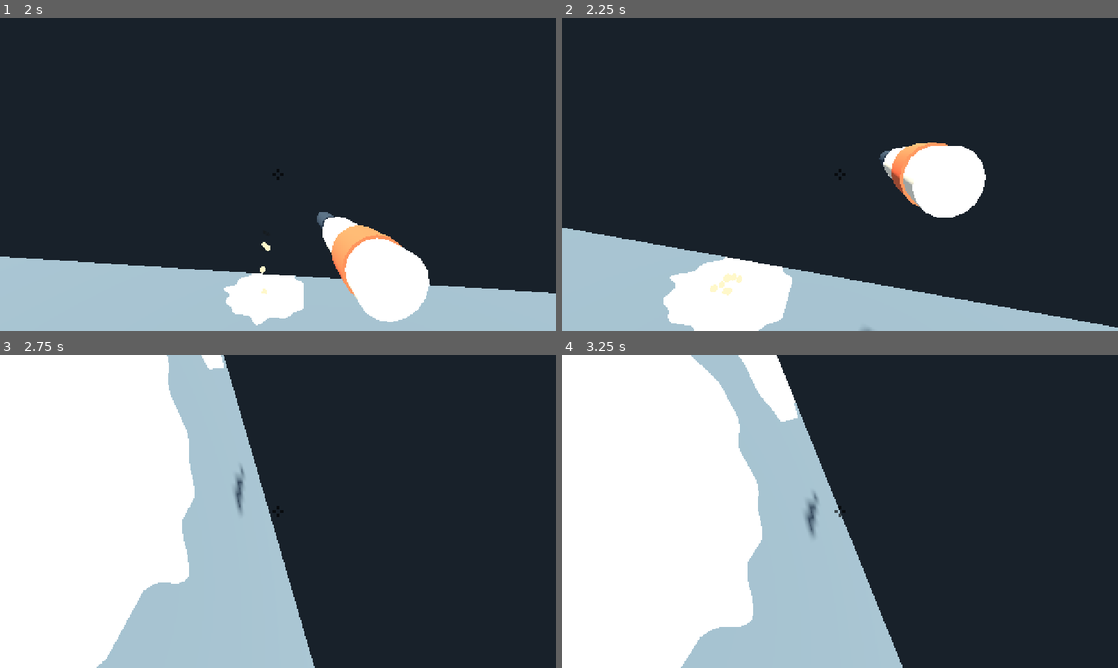
Above: before the commit, frames 1-4 (two rows, left to right).
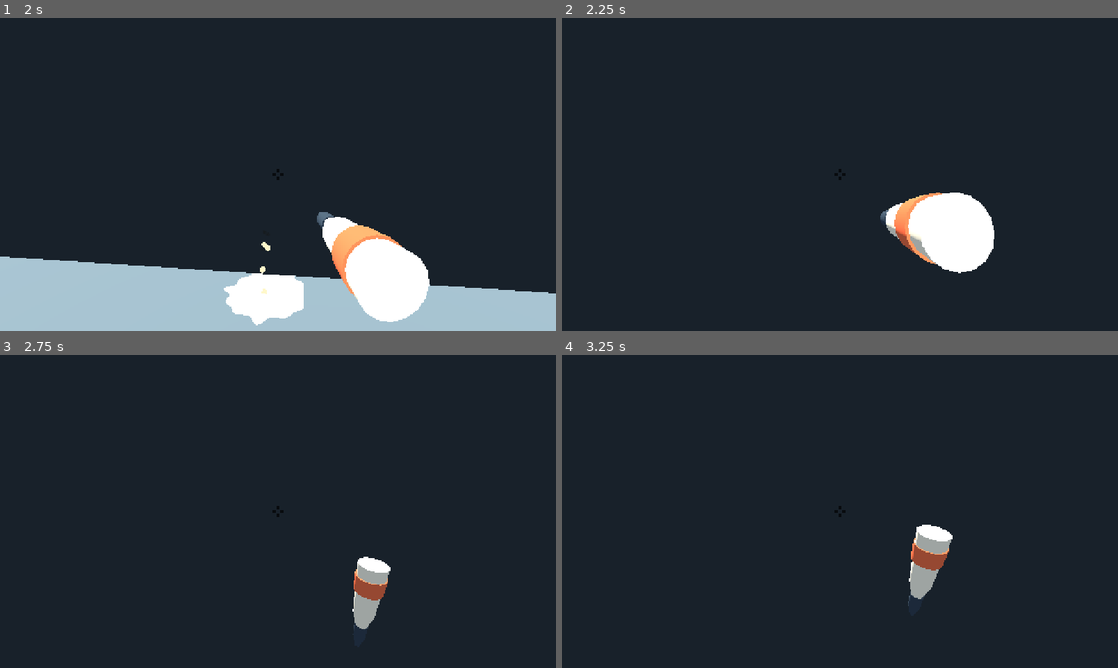
Above: after the commit, the same moments.

Repository: k3vin7/SauceIT-
Game: Godot game, scene res://main.tscn
The game is run twice, just before and just after one commit, with the same random seed, the same clock (stepped at 60 frames per second) and the same inputs.
Inputs (mouse positions are in pixels of both pictures, inside the frame that each line leads up to):
- Up to frame 1 (2 s): tap Enter at 0.5 s; move the mouse to (305, 174) at 0.52 s; hold Shift (run) 0.53-1.28 s; hold W (move_forward) from 0.53 s (still down); move the mouse to (250, 174) at 1.27 s; click (250, 174) at 1.35 s; tap Shift (run) at 1.55 s
- Up to frame 2 (2.25 s): keep holding W (move_forward); move the mouse to (851, 168) at 2.02 s; hold Shift (run) from 2.03 s (still down)
- Up to frame 3 (2.75 s): keep holding W (move_forward); keep holding Shift (run)
- Up to frame 4 (3.25 s): keep holding W (move_forward); move the mouse to (834, 517) at 2.77 s; release Shift (run) at 2.78 s; tap Shift (run) at 2.85 s

Frame 1 is identical in both runs. In frame 2, 23% of the frame differs, in the area x 0-100%, y 39-100%; in frame 3, 49%; in frame 4, 51%, in the area x 0-71%, y 0-100%.

Commit message:
Skid forward and go over backwards when slipping
begin_fall() zeroed the velocity, so the player stopped dead on the spot
they tripped. They now keep the speed they slipped at and scrub it off at
Slip Slide Friction, so the feet carry on and the skid runs about 0.5 m at
run speed. Input cannot steer or stop it.

The capsule goes over backwards rather than sideways, tipping about its
local X so its top ends up behind the player, and the first-person view
pitches back with it so the player finishes looking up off their back.

The shoulder camera no longer tilts with the fall. It was rotating the
basis before the shoulder offset was applied, which swung the camera down
to the floor and lost sight of the capsule it exists to show. Watching
yourself go down is the point of third person, so only the first-person
view goes over now.

probe_slip covers all of it: the skid must happen, follow the direction of
travel while the opposite key is held, and be finished before standing up;
the capsule must pitch backwards; the first-person view must end up
pointing up and the shoulder view must not. Each fails when its own
behaviour is reverted.

One check needed fixing to have any teeth: it pressed move_backward during
the fall without releasing the move_forward and run keys from the run-up,
so the two inputs cancelled and unlocking movement passed anyway.

Claude-Session: https://claude.ai/code/session_01HCdwwVp4KXGpCDusmVrS6V

Diff:
--- a/scripts/mayo_prototype.gd
+++ b/scripts/mayo_prototype.gd
@@ -90,8 +90,10 @@
 ## Points nearer than this to the camera are dropped from the ribbon so the
 ## strand root does not fill the screen in first person. 0 disables it.
 @export_range(0.0, 1.0, 0.01, "suffix:m") var strand_near_cull_distance := 0.34
-@export_range(0.0, 100.0, 1.0, "suffix:°") var fall_camera_roll_degrees := 78.0
-@export_range(0.0, 80.0, 1.0, "suffix:°") var fall_camera_pitch_degrees := 32.0
+## Going down is mostly a backwards pitch; the roll is a little asymmetry on top.
+@export_range(0.0, 100.0, 1.0, "suffix:°") var fall_camera_roll_degrees := 14.0
+@export_range(0.0, 90.0, 1.0, "suffix:°") var fall_camera_pitch_degrees := 80.0
+@export_range(-60.0, 60.0, 1.0, "suffix:°") var fall_body_roll_degrees := 12.0
 @export_range(0.05, 1.0, 0.01, "suffix:m") var fall_camera_height := 0.28
 
 @export_group("Weapon Hold")
@@ -211,7 +213,11 @@
 func _update_fallen_body() -> void:
 	if not is_instance_valid(_body_mesh):
 		return
-	_body_mesh.rotation.z = deg_to_rad(90.0) * _player.fall_tilt()
+	# The feet skid forward and the body goes over backwards, so the capsule
+	# tips about its local X: +90 degrees takes its top to +Z, behind the player.
+	var tilt := _player.fall_tilt()
+	_body_mesh.rotation.x = deg_to_rad(90.0) * tilt
+	_body_mesh.rotation.z = deg_to_rad(fall_body_roll_degrees) * tilt
 
 
 func _unhandled_input(event: InputEvent) -> void:
@@ -482,15 +488,17 @@
 	var aim_basis := _aim_basis()
 	var eye := _player.global_position + Vector3.UP * eye_height
 	var tilt := _player.fall_tilt()
-	if tilt > 0.0:
-		# Roll onto the shoulder and pitch down so the view ends up facing the
-		# floor. Deliberately crude; the timing is what matters.
-		aim_basis = aim_basis.rotated(aim_basis.z, deg_to_rad(fall_camera_roll_degrees) * tilt)
-		aim_basis = aim_basis.rotated(aim_basis.x, -deg_to_rad(fall_camera_pitch_degrees) * tilt)
-		eye.y = lerpf(eye.y, fall_camera_height, tilt)
 	if _first_person:
+		if tilt > 0.0:
+			# Landing on your back means you end up looking up, so the view
+			# pitches back rather than down. Crude on purpose; timing matters more.
+			aim_basis = aim_basis.rotated(aim_basis.z, deg_to_rad(fall_camera_roll_degrees) * tilt)
+			aim_basis = aim_basis.rotated(aim_basis.x, deg_to_rad(fall_camera_pitch_degrees) * tilt)
+			eye.y = lerpf(eye.y, fall_camera_height, tilt)
 		_camera.global_transform = Transform3D(aim_basis, eye)
 		return
+	# The shoulder camera does not go down with the player: tilting it there
+	# would swing it to the floor and lose the capsule it exists to show.
 	# Over-the-shoulder: the camera keeps the aim orientation and is offset
 	# behind and to the side, so the strand leaves toward the screen centre
 	# rather than converging on a fixed point.
--- a/scripts/player_controller.gd
+++ b/scripts/player_controller.gd
@@ -16,6 +16,10 @@
 ## Beat spent flat on the floor between hitting it and pushing back up.
 @export_range(0.0, 3.0, 0.05, "suffix:s") var down_duration := 0.5
 @export_range(0.05, 3.0, 0.05, "suffix:s") var stand_up_duration := 0.5
+## How hard the slide scrubs off speed once the player goes down. The player
+## keeps the speed they slipped at and carries it forward, so at run speed this
+## is what sets how far they skid.
+@export_range(1.0, 60.0, 0.5, "suffix:m/s²") var slip_slide_friction := 16.0
 ## Grace period after standing up, so the same patch cannot trip you again the
 ## instant you are back on your feet.
 @export_range(0.0, 5.0, 0.05, "suffix:s") var slip_immunity_time := 0.8
@@ -44,8 +48,11 @@
 		desired.y = 0.0
 		desired *= run_speed if Input.is_action_pressed("run") else walk_speed
 
-	velocity.x = move_toward(velocity.x, desired.x, acceleration * delta)
-	velocity.z = move_toward(velocity.z, desired.z, acceleration * delta)
+	# Going down keeps whatever speed the player slipped at and scrubs it off,
+	# so they skid forward instead of stopping dead where they tripped.
+	var rate := acceleration if state == State.NORMAL else slip_slide_friction
+	velocity.x = move_toward(velocity.x, desired.x, rate * delta)
+	velocity.z = move_toward(velocity.z, desired.z, rate * delta)
 	velocity.y = 0.0
 	var before := global_position
 	move_and_slide()
@@ -74,7 +81,6 @@
 		return
 	state = State.FALLING
 	_state_timer = 0.0
-	velocity = Vector3.ZERO
 
 
 ## 0 upright, 1 flat on the floor. Drives both the capsule and the camera.
--- a/tests/probe_slip.gd
+++ b/tests/probe_slip.gd
@@ -94,18 +94,48 @@
 	_check(scene._floor.is_mayo_at(trip_position),
 		"the player fell on a cell the floor says is clean")
 
-	# --- controls are locked and the timings hold ---
+	# --- the player skids forward, uncontrolled, and the timings hold ---
 	var start_position: Vector3 = player.global_position
+	var slide_direction: Vector3 = player.velocity
+	slide_direction.y = 0.0
+	_check(slide_direction.length() > 0.1, "the player had no speed left to skid with")
+	slide_direction = slide_direction.normalized()
+	# Fight the slide: input must not steer or stop it. The forward/run keys from
+	# the run-up have to be let go first, or the two inputs cancel and the check
+	# passes without ever pushing against the skid.
+	_release_all()
+	Input.action_press("move_backward")
 	var fired := false
 	var moved := 0.0
 	var frames_down := 0
 	var flat_frames := 0
+	var resting_speed := 0.0
+	var body_pitch := 0.0
+	var view_up := -2.0
+	var body_behind := -2.0
+	var third_person_up := 2.0
 	Input.action_press("fire_mayo")
 	scene._points.clear()
 	while player.is_incapacitated() and frames_down < 300:
 		await physics_frame
 		frames_down += 1
 		moved = maxf(moved, start_position.distance_to(player.global_position))
+		if is_equal_approx(player.fall_tilt(), 1.0):
+			# Flat out: the capsule must have gone over backwards and the view
+			# with it, so the player ends up looking up off their back.
+			body_pitch = scene._body_mesh.rotation.x
+			# Local +Z is behind the player, and the capsule's own up axis must
+			# have swung there.
+			body_behind = (scene._body_mesh.global_basis.y).dot(scene._player.global_basis.z)
+			view_up = (-scene._camera.global_basis.z).y
+			# The shoulder camera stays upright so the fall can be watched.
+			scene.set_first_person(false)
+			await process_frame
+			third_person_up = (-scene._camera.global_basis.z).y
+			scene.set_first_person(true)
+			await process_frame
+		if player.state == MayoPlayer.State.STANDING_UP:
+			resting_speed = maxf(resting_speed, Vector3(player.velocity.x, 0.0, player.velocity.z).length())
 		if is_equal_approx(player.fall_tilt(), 1.0):
 			flat_frames += 1
 		# Firing legitimately resumes on the very frame the player stands up, so
@@ -114,15 +144,36 @@
 			fired = true
 	_release_all()
 	var expected := int(round((player.fall_duration + player.down_duration + player.stand_up_duration) * 60.0))
-	print("down for %d frames (expected ~%d), flat for %d, moved %.3f m, emitted sauce=%s" % [
-		frames_down, expected, flat_frames, moved, str(fired)])
+	var slide: Vector3 = player.global_position - start_position
+	slide.y = 0.0
+	print("down for %d frames (expected ~%d), flat for %d, skidded %.3f m, %.1f deg off travel, speed left %.3f m/s, emitted sauce=%s" % [
+		frames_down, expected, flat_frames, slide.length(),
+		rad_to_deg(slide.normalized().angle_to(slide_direction)) if slide.length() > 0.001 else 0.0,
+		resting_speed, str(fired)])
 	_check(absi(frames_down - expected) <= 3,
 		"down for %d frames, expected about %d" % [frames_down, expected])
 	# The capsule must stay flat through the whole lying-down beat.
 	_check(flat_frames >= int(round(player.down_duration * 60.0)) - 3,
 		"the player was only flat for %d frames, expected at least the %.2f s down beat" % [
 			flat_frames, player.down_duration])
-	_check(moved < 0.05, "the player moved %.3f m while down" % moved)
+	# The skid must happen, must follow the direction of travel rather than the
+	# input fighting it, and must be over before the player gets up.
+	_check(slide.length() > 0.1, "the player did not skid at all, they stopped dead" )
+	_check(slide.length() < 3.0, "the player skidded %.3f m, far past a slight slide" % slide.length())
+	_check(slide.normalized().dot(slide_direction) > 0.95,
+		"the skid went %.1f deg off the direction of travel, so input steered it" % rad_to_deg(slide.normalized().angle_to(slide_direction)))
+	_check(resting_speed < 0.01,
+		"the player was still moving at %.3f m/s by the time they stood up" % resting_speed)
+	print("flat out: capsule pitched %.1f deg, its top %.2f toward the player's back, first-person view up %.2f, shoulder view up %.2f" % [
+		rad_to_deg(body_pitch), body_behind, view_up, third_person_up])
+	_check(body_pitch > deg_to_rad(80.0),
+		"the capsule only pitched %.1f deg, so it did not lie down" % rad_to_deg(body_pitch))
+	_check(body_behind > 0.9,
+		"the capsule went over the wrong way: its top ended %.2f toward the player's back" % body_behind)
+	_check(view_up > 0.5,
+		"the view ended pointing %.2f up, so the player is not looking up off their back" % view_up)
+	_check(absf(third_person_up) < 0.35,
+		"the shoulder camera tilted to %.2f with the fall instead of staying upright" % third_person_up)
 	_check(not fired, "the player kept firing while down")
 
 	# --- immunity prevents an instant second fall on the same spot ---
Not shown, added: tests/probe_whip.gd.uid
Not shown, changed: README.md
